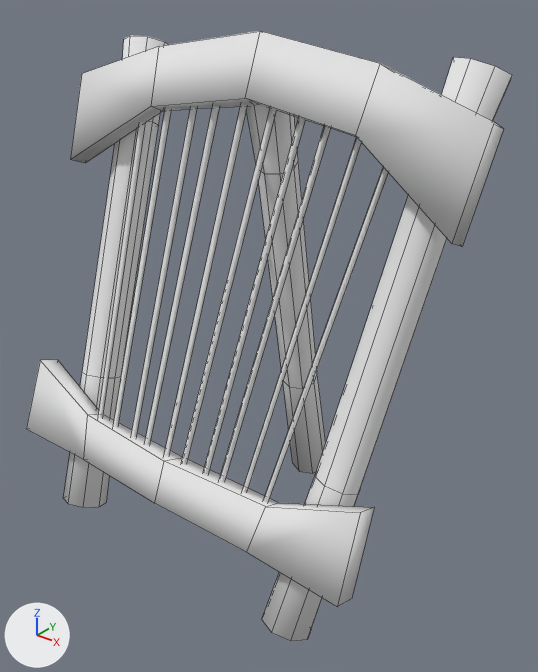
The Blender file Assets/ReferencedData/Client/Meshes-2015/Furniture/spining-machine1.blend: old version first, new version second.
Rendered twice from a 50 mm camera at (1.53, -1.62, 1.86) aimed at (0.07, 0.2, 0.73). Lighting does not change. The marker at lower left points along +X, +Y and +Z. Mesh edges are drawn as thin lines.

Objects in the first picture: 'spining machine'.
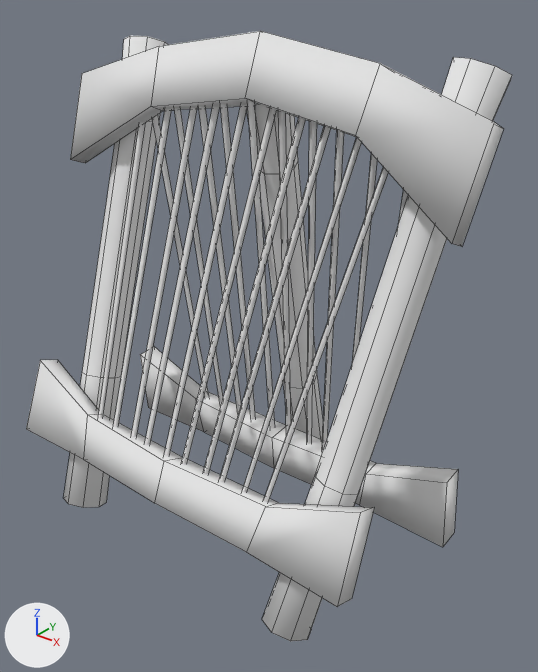
What the commit changed:
me_cube_001 has 196 vertices, 144 faces and spans x -0.79..0.79, y -0.32..0.7, z -0.08..1.71.
me_cube_001 is used by ob_spining_machine; location (0.0, 0.0, 0.0).
me_cube_001 part 1: the loose piece of 20 vertices spanning x -0.72..0.72, y -0.32..-0.13, z 0.26..0.55 is copied, and the copy is turned 26.4 degrees about the x axis through its middle, then moved by (0.05, 0.52, -0.13); it spans x -0.67..0.77, y 0.24..0.35, z 0.13..0.41.
me_cube_001 part 2: the loose piece of 6 vertices spanning x -0.29..-0.19, y -0.26..0.28, z 0.32..1.58 is copied, and the copy is turned 26.4 degrees about the x axis through its middle, then moved by (0.05, 0.25, -0.09); it spans x -0.24..-0.14, y 0.19..0.31, z 0.19..1.55.
me_cube_001 part 3: the loose piece of 6 vertices spanning x -0.19..-0.12, y -0.26..0.27, z 0.31..1.57 is copied, and the copy is turned 26.4 degrees about the x axis through its middle, then moved by (0.05, 0.25, -0.09); it spans x -0.14..-0.08, y 0.2..0.31, z 0.18..1.54.
me_cube_001 part 4: the loose piece of 6 vertices spanning x -0.07..-0.03, y -0.26..0.27, z 0.31..1.57 is copied, and the copy is turned 26.4 degrees about the x axis through its middle, then moved by (0.05, 0.25, -0.09); it spans x -0.02..0.02, y 0.2..0.31, z 0.18..1.54.
me_cube_001 part 5: the loose piece of 6 vertices spanning x -0.4..-0.29, y -0.24..0.25, z 0.37..1.53 is copied, and the copy is turned 26.4 degrees about the x axis through its middle, then moved by (0.05, 0.25, -0.09); it spans x -0.35..-0.24, y 0.2..0.3, z 0.24..1.49.
me_cube_001 part 6: the loose piece of 6 vertices spanning x -0.52..-0.37, y -0.24..0.25, z 0.37..1.52 is copied, and the copy is turned 26.4 degrees about the x axis through its middle, then moved by (0.05, 0.25, -0.09); it spans x -0.47..-0.32, y 0.2..0.3, z 0.24..1.48.
me_cube_001 part 7: the loose piece of 6 vertices spanning x 0.19..0.29, y -0.26..0.28, z 0.32..1.58 is copied, and the copy is turned 26.4 degrees about the x axis through its middle, then moved by (0.05, 0.25, -0.09); it spans x 0.24..0.33, y 0.19..0.31, z 0.19..1.55.
me_cube_001 part 8: the loose piece of 6 vertices spanning x 0.12..0.19, y -0.26..0.27, z 0.31..1.57 is copied, and the copy is turned 26.4 degrees about the x axis through its middle, then moved by (0.05, 0.25, -0.09); it spans x 0.17..0.23, y 0.2..0.31, z 0.18..1.54.
me_cube_001 part 9: the loose piece of 6 vertices spanning x 0.03..0.07, y -0.26..0.27, z 0.31..1.57 is copied, and the copy is turned 26.4 degrees about the x axis through its middle, then moved by (0.05, 0.25, -0.09); it spans x 0.08..0.12, y 0.2..0.31, z 0.18..1.54.
me_cube_001 part 10: the loose piece of 6 vertices spanning x 0.29..0.4, y -0.24..0.25, z 0.37..1.53 is copied, and the copy is turned 26.4 degrees about the x axis through its middle, then moved by (0.05, 0.25, -0.09); it spans x 0.33..0.45, y 0.2..0.3, z 0.24..1.49.
me_cube_001 part 11: the loose piece of 6 vertices spanning x 0.37..0.52, y -0.24..0.25, z 0.37..1.52 is copied, and the copy is turned 26.4 degrees about the x axis through its middle, then moved by (0.05, 0.25, -0.09); it spans x 0.42..0.57, y 0.2..0.3, z 0.24..1.48.

Location of each change, [x1, y1, x2, y2] in pixels of the pictures (538 x 672 px):
part 1 of me_cube_001, added: after [140, 347, 458, 547]
part 2 of me_cube_001, added: after [198, 106, 241, 413]
part 3 of me_cube_001, added: after [220, 104, 256, 420]
part 4 of me_cube_001, added: after [248, 101, 275, 429]
part 5 of me_cube_001, added: after [174, 108, 223, 405]
part 6 of me_cube_001, added: after [152, 115, 209, 398]
part 7 of me_cube_001, added: after [322, 130, 344, 450]
part 8 of me_cube_001, added: after [307, 121, 317, 444]
part 9 of me_cube_001, added: after [278, 110, 291, 436]
part 10 of me_cube_001, added: after [352, 153, 377, 363]
part 11 of me_cube_001, added: after [398, 189, 408, 225]
